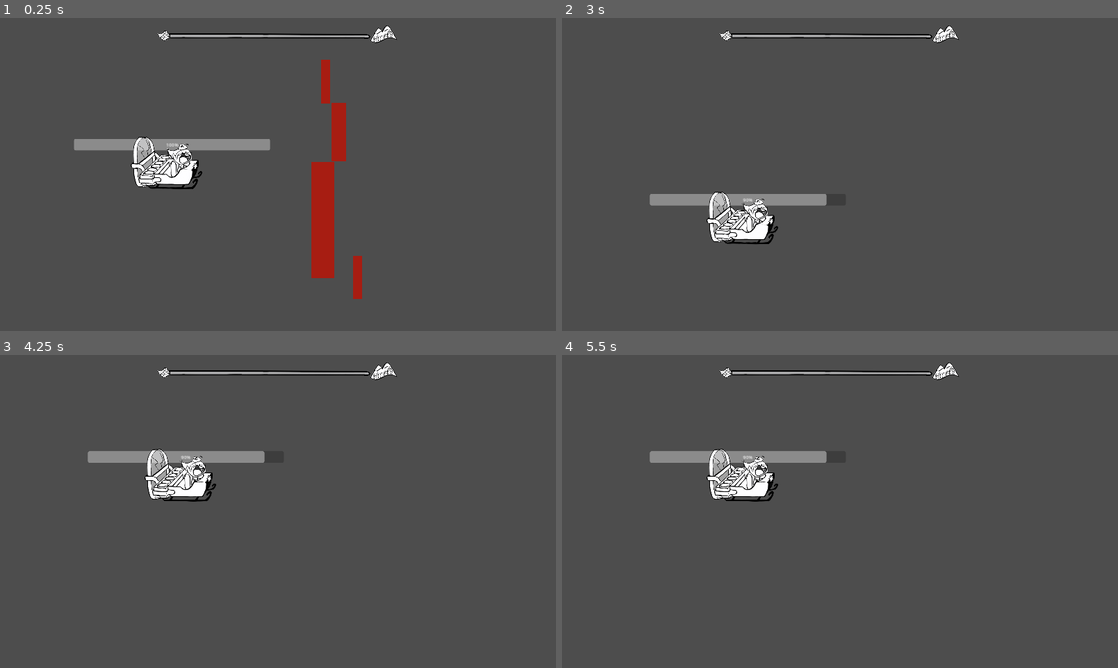
Above: before the commit, frames 1-4 (two rows, left to right).
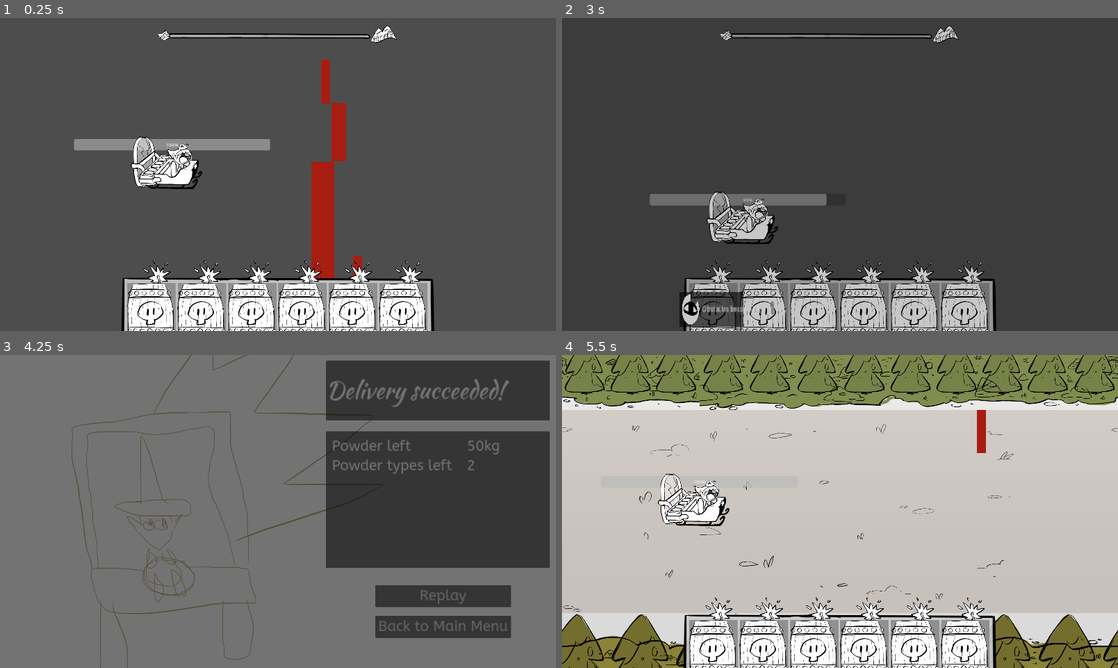
Above: after the commit, the same moments.

Repository: hsandt/ld53
Game: Godot game, scene res://scenes/test/test_level.tscn
Same seed, same stepped clock (60 frames per second), same inputs: the game is played once before the commit and once after it. This scene is started directly instead of the project's main scene.
Inputs (mouse positions are in pixels of both pictures, inside the frame that each line leads up to):
- Up to frame 1 (0.25 s): no input
- Up to frame 2 (3 s): tap Enter (ui_accept) at 0.5, 0.77, 1.52 s; move the mouse to (962, 158) at 0.52 s; hold Right (ui_right) 0.53-1.28 s; hold M (app_next_resolution) 0.53-1.28 s; click (962, 158) at 0.67 s; move the mouse to (728, 190) at 1.27 s; hold S (down) 1.28-2.03 s; tap N (app_prev_resolution) at 1.35, 2.85 s; move the mouse to (895, 105) at 2.02 s; hold Right (ui_right) 2.03-2.78 s; hold M (app_next_resolution) 2.03-2.78 s; move the mouse to (812, 237) at 2.77 s; hold Up (ui_up) from 2.78 s (still down); click (812, 237) at 2.92 s
- Up to frame 3 (4.25 s): tap Enter (ui_accept) at 3.02, 3.77 s; move the mouse to (444, 558) at 3.52 s; release Up (ui_up) at 3.53 s; hold Left (ui_left) from 3.53 s (still down); hold M (app_next_resolution) from 3.53 s (still down)
- Up to frame 4 (5.5 s): release Left (ui_left) at 4.25 s; release M (app_next_resolution) at 4.25 s; click (1006, 596) at 4.25 s, where only the run after the commit has a clickable "Replay"; move the mouse to (673, 464) at 5.02 s; hold Left (ui_left) from 5.03 s (still down); tap N (app_prev_resolution) at 5.1 s; tap Enter (ui_accept) at 5.27 s

The runs differ from the first frame. In frame 1, 9.7% of the frame differs, in the area x 21-79%, y 77-100%; in frame 2, 12%; in frame 3, 70%; in frame 4, 99%, in the area x 0-100%, y 0-100%.
Error before the commit: Attempt to call function 'get_node' in base 'null instance' on a null instance. (res://scripts/buffs/Buffs.gd:21)

Commit message:
[InGame][HUD] Access in-game manager via group, it itself refers to HUD > Powder Panel > HBox. Buffs use this to find powder panels.

Diff:
--- /dev/null
+++ b/prefabs/ingame/hud/hud.tscn
@@ -0,0 +1,17 @@
+[gd_scene load_steps=3 format=3 uid="uid://ch6p14onhqdd1"]
+
+[ext_resource type="Script" path="res://scripts/ui/hud.gd" id="1_cbyjf"]
+[ext_resource type="PackedScene" uid="uid://b3cj8qaa1pk0g" path="res://prefabs/ingame/hud/powders_panel.tscn" id="1_dbama"]
+
+[node name="HUD" type="Control"]
+layout_mode = 3
+anchors_preset = 15
+anchor_right = 1.0
+anchor_bottom = 1.0
+grow_horizontal = 2
+grow_vertical = 2
+script = ExtResource("1_cbyjf")
+
+[node name="powderpanel" parent="." instance=ExtResource("1_dbama")]
+unique_name_in_owner = true
+layout_mode = 1
--- a/prefabs/ingame/hud/powders_panel.tscn
+++ b/prefabs/ingame/hud/powders_panel.tscn
@@ -1,6 +1,7 @@
-[gd_scene load_steps=5 format=3 uid="uid://b3cj8qaa1pk0g"]
+[gd_scene load_steps=6 format=3 uid="uid://b3cj8qaa1pk0g"]
 
 [ext_resource type="Texture2D" uid="uid://chece7uq52u57" path="res://sprites/hud/HUD_KegContainer.PNG" id="1_i3g7h"]
+[ext_resource type="Script" path="res://scripts/ui/powders_panel.gd" id="2_c6afb"]
 [ext_resource type="PackedScene" uid="uid://c03i68p3oqkh2" path="res://prefabs/ingame/hud/powder_panel.tscn" id="2_eju3d"]
 [ext_resource type="Texture2D" uid="uid://dk7tsog5tghbd" path="res://sprites/ref/ingame_mockup.png" id="3_bcp3u"]
 
@@ -14,6 +15,7 @@
 anchor_right = 0.801042
 anchor_bottom = 1.0
 theme_override_styles/panel = SubResource("StyleBoxTexture_msqmn")
+script = ExtResource("2_c6afb")
 metadata/_edit_group_ = true
 metadata/_edit_use_anchors_ = true
 
--- a/prefabs/ingame/in_game_manager.tscn
+++ b/prefabs/ingame/in_game_manager.tscn
@@ -2,5 +2,5 @@
 
 [ext_resource type="Script" path="res://scripts/ingame/InGameManager.gd" id="1_0xi0f"]
 
-[node name="InGameManager" type="Node"]
+[node name="InGameManager" type="Node" groups=["in_game_manager"]]
 script = ExtResource("1_0xi0f")
--- a/scenes/first_scene.tscn
+++ b/scenes/first_scene.tscn
@@ -5,7 +5,7 @@
 [ext_resource type="AudioStream" uid="uid://ddhkhbl82shqs" path="res://audio/bgm/Level.ogg" id="2_jig5s"]
 [ext_resource type="PackedScene" uid="uid://4n8e4dswbycl" path="res://prefabs/ingame/player_character_body_2d.tscn" id="3_82xke"]
 [ext_resource type="Script" path="res://scripts/audio/MusicStreamPlayer.gd" id="3_a3gc7"]
-[ext_resource type="PackedScene" uid="uid://b3cj8qaa1pk0g" path="res://prefabs/ingame/hud/powders_panel.tscn" id="5_bsr04"]
+[ext_resource type="PackedScene" uid="uid://ch6p14onhqdd1" path="res://prefabs/ingame/hud/hud.tscn" id="4_mq5bu"]
 [ext_resource type="Script" path="res://scripts/ingame/ScrollingCenter.gd" id="6_b3o2y"]
 [ext_resource type="PackedScene" uid="uid://cxmcka11cekmi" path="res://prefabs/ingame/camera_2d.tscn" id="6_cbhgf"]
 [ext_resource type="PackedScene" uid="uid://dcqumcm4vc2x" path="res://prefabs/ingame/map_1.tscn" id="8_srhq4"]
@@ -24,7 +24,6 @@
 player_character = NodePath("../PlayerCharacterBody2D")
 
 [node name="MusicStreamPlayer" type="AudioStreamPlayer" parent="."]
-unique_name_in_owner = true
 process_mode = 3
 stream = ExtResource("2_jig5s")
 volume_db = -10.0
@@ -35,17 +34,8 @@
 [node name="CanvasLayer" type="CanvasLayer" parent="."]
 layer = 5
 
-[node name="HUD" type="Control" parent="CanvasLayer"]
-layout_mode = 3
-anchors_preset = 15
-anchor_right = 1.0
-anchor_bottom = 1.0
-grow_horizontal = 2
-grow_vertical = 2
-
-[node name="powderpanel" parent="CanvasLayer/HUD" instance=ExtResource("5_bsr04")]
+[node name="HUD" parent="CanvasLayer" instance=ExtResource("4_mq5bu")]
 unique_name_in_owner = true
-layout_mode = 1
 
 [node name="PauseMenu" parent="CanvasLayer" instance=ExtResource("2_afo14")]
 
--- a/scenes/test/art_level.tscn
+++ b/scenes/test/art_level.tscn
@@ -5,8 +5,8 @@
 [ext_resource type="AudioStream" uid="uid://ddhkhbl82shqs" path="res://audio/bgm/Level.ogg" id="2_xkvw2"]
 [ext_resource type="PackedScene" uid="uid://bigtdfruv4w60" path="res://prefabs/pause_menu_custom.tscn" id="3_1fatq"]
 [ext_resource type="PackedScene" uid="uid://4n8e4dswbycl" path="res://prefabs/ingame/player_character_body_2d.tscn" id="4_3j6cy"]
+[ext_resource type="PackedScene" uid="uid://ch6p14onhqdd1" path="res://prefabs/ingame/hud/hud.tscn" id="5_1tqh5"]
 [ext_resource type="Script" path="res://scripts/ingame/ScrollingCenter.gd" id="5_g1h1w"]
-[ext_resource type="PackedScene" uid="uid://b3cj8qaa1pk0g" path="res://prefabs/ingame/hud/powders_panel.tscn" id="5_jdasq"]
 [ext_resource type="PackedScene" uid="uid://dut1iocwxhlh7" path="res://scenes/test/art_map.tscn" id="6_50fx4"]
 [ext_resource type="PackedScene" uid="uid://cxmcka11cekmi" path="res://prefabs/ingame/camera_2d.tscn" id="6_a1bd6"]
 [ext_resource type="Texture2D" uid="uid://dk7tsog5tghbd" path="res://sprites/ref/ingame_mockup.png" id="7_7d17y"]
@@ -21,6 +21,7 @@
 metadata/_edit_horizontal_guides_ = [-349.0, 350.0]
 
 [node name="InGameManager" parent="." node_paths=PackedStringArray("pause_menu", "player_character") instance=ExtResource("1_r0yvm")]
+unique_name_in_owner = true
 pause_menu = NodePath("../CanvasLayer/PauseMenu")
 player_character = NodePath("../PlayerCharacterBody2D")
 
@@ -38,16 +39,8 @@
 
 [node name="PauseMenu" parent="CanvasLayer" instance=ExtResource("3_1fatq")]
 
-[node name="HUD" type="Control" parent="CanvasLayer"]
-layout_mode = 3
-anchors_preset = 15
-anchor_right = 1.0
-anchor_bottom = 1.0
-grow_horizontal = 2
-grow_vertical = 2
-
-[node name="Powders Panel" parent="CanvasLayer/HUD" instance=ExtResource("5_jdasq")]
-layout_mode = 1
+[node name="HUD" parent="CanvasLayer" instance=ExtResource("5_1tqh5")]
+unique_name_in_owner = true
 
 [node name="PlayerCharacterBody2D" parent="." instance=ExtResource("4_3j6cy")]
 z_index = 10
@@ -58,9 +51,10 @@
 half_extent_y = 290
 metadata/_edit_lock_ = true
 
-[node name="ScrollingCenter" type="Node2D" parent="." node_paths=PackedStringArray("player_character")]
+[node name="ScrollingCenter" type="Node2D" parent="." node_paths=PackedStringArray("player_character", "map")]
 script = ExtResource("5_g1h1w")
 player_character = NodePath("../PlayerCharacterBody2D")
+map = NodePath("../ArtMap")
 lookahead_distance = 500.0
 
 [node name="Camera2D" parent="ScrollingCenter" instance=ExtResource("6_a1bd6")]
--- a/scenes/test/test_level.tscn
+++ b/scenes/test/test_level.tscn
@@ -6,6 +6,7 @@
 [ext_resource type="PackedScene" uid="uid://b6tjyuvk6wmn4" path="res://prefabs/ingame/progress_bar.tscn" id="3_aoqhy"]
 [ext_resource type="PackedScene" uid="uid://bigtdfruv4w60" path="res://prefabs/pause_menu_custom.tscn" id="3_p7iai"]
 [ext_resource type="PackedScene" uid="uid://4n8e4dswbycl" path="res://prefabs/ingame/player_character_body_2d.tscn" id="4_fkdm4"]
+[ext_resource type="PackedScene" uid="uid://ch6p14onhqdd1" path="res://prefabs/ingame/hud/hud.tscn" id="5_4lqub"]
 [ext_resource type="Script" path="res://scripts/ingame/ScrollingCenter.gd" id="5_5wm0g"]
 [ext_resource type="PackedScene" uid="uid://bconteqikkki5" path="res://scenes/test/test_map.tscn" id="6_afsi3"]
 [ext_resource type="PackedScene" uid="uid://cxmcka11cekmi" path="res://prefabs/ingame/camera_2d.tscn" id="6_nrs72"]
@@ -40,6 +41,9 @@
 anchor_bottom = 0.0
 grow_vertical = 1
 
+[node name="HUD" parent="CanvasLayer" instance=ExtResource("5_4lqub")]
+unique_name_in_owner = true
+
 [node name="PauseMenu" parent="CanvasLayer" instance=ExtResource("3_p7iai")]
 
 [node name="PlayerCharacterBody2D" parent="." instance=ExtResource("4_fkdm4")]
@@ -51,9 +55,10 @@
 half_extent_y = 290
 metadata/_edit_lock_ = true
 
-[node name="ScrollingCenter" type="Node2D" parent="." node_paths=PackedStringArray("player_character")]
+[node name="ScrollingCenter" type="Node2D" parent="." node_paths=PackedStringArray("player_character", "map")]
 script = ExtResource("5_5wm0g")
 player_character = NodePath("../PlayerCharacterBody2D")
+map = NodePath("../TestMap")
 lookahead_distance = 500.0
 
 [node name="Camera2D" parent="ScrollingCenter" instance=ExtResource("6_nrs72")]
--- a/scenes/test/test_map.tscn
+++ b/scenes/test/test_map.tscn
@@ -72,7 +72,7 @@
 scale = Vector2(100, 100)
 
 [node name="GoalArea2D" parent="." index="3"]
-position = Vector2(7677, 0)
+position = Vector2(1863, 59)
 metadata/_edit_group_ = true
 
 [node name="CollisionShape2D" parent="GoalArea2D" index="0"]
--- a/scripts/buffs/Buffs.gd
+++ b/scripts/buffs/Buffs.gd
@@ -3,20 +3,20 @@
 
 @onready var buff_scene = preload("res://scripts/buffs/buff.tscn")
 
+var in_game_manager: InGameManager
+var bcount=0
+var buffs = []
 
-#@onready var base_powder= get_node("/root/Node2D2/CanvasLayer/HUD/powderpanel/HboxContainer")
-@onready var base_powder= get_node("/root/Node2D2/CanvasLayer/HUD/powderpanel/HBoxContainer")
-@onready var powderpanel1= get_node("/root/Node2D2/CanvasLayer/HUD/powderpanel/HBoxContainer/Powder Panel1")
-@onready var powderpanel2= get_node("/root/Node2D2/CanvasLayer/HUD/powderpanel/HBoxContainer/Powder Panel2")
-@onready var powderpanel3= get_node("/root/Node2D2/CanvasLayer/HUD/powderpanel/HBoxContainer/Powder Panel3")
-@onready var powderpanel4= get_node("/root/Node2D2/CanvasLayer/HUD/powderpanel/HBoxContainer/Powder Panel4")
-@onready var powderpanel5= get_node("/root/Node2D2/CanvasLayer/HUD/powderpanel/HBoxContainer/Powder Panel5")
-@onready var powderpanel6= get_node("/root/Node2D2/CanvasLayer/HUD/powderpanel/HBoxContainer/Powder Panel6")
+func _ready():
+	in_game_manager = get_tree().get_first_node_in_group(&"in_game_manager")
+	var base_powder = in_game_manager.hud.powder_panel.hbox
+	var powderpanel1 = base_powder.get_child(0)
+	var powderpanel2 = base_powder.get_child(1)
+	var powderpanel3 = base_powder.get_child(2)
+	var powderpanel4 = base_powder.get_child(3)
+	var powderpanel5 = base_powder.get_child(4)
+	var powderpanel6 = base_powder.get_child(5)
 
-var bcount=0
-
-var buffs = []
-func _ready():
 	print(base_powder)
 	buffs.append(powderpanel1.get_node("buff"))
 	buffs.append(powderpanel2.get_node("buff"))
--- a/scripts/ingame/InGameManager.gd
+++ b/scripts/ingame/InGameManager.gd
@@ -1,3 +1,4 @@
+class_name InGameManager
 extends Node
 
 
@@ -5,6 +6,7 @@
 @export var player_character: Player
 @export var intro_duration: float = 1.0
 
+@onready var hud: HUD = %HUD
 
 var game_phase: Enums.GamePhase
 var is_going_back_to_main_menu: bool = false
@@ -15,6 +17,8 @@
 		"[InGameManager] pause_menu is not set on %s" % get_path())
 	assert(player_character != null,
 		"[InGameManager] player_character is not set on %s" % get_path())
+	assert(hud != null,
+		"[InGameManager] hud not found at %%HUD in same scene as %s" % get_path())
 
 	# Hide pause menu
 	pause_menu.visible = false
--- /dev/null
+++ b/scripts/ui/hud.gd
@@ -0,0 +1,4 @@
+class_name HUD
+extends Control
+
+@onready var powder_panel: PowderPanel = $powderpanel
--- /dev/null
+++ b/scripts/ui/powders_panel.gd
@@ -0,0 +1,4 @@
+class_name PowderPanel
+extends Panel
+
+@onready var hbox: HBoxContainer = $HBoxContainer
Not shown: 1 places in scenes/test/test_level.tscn that only renumber resources
